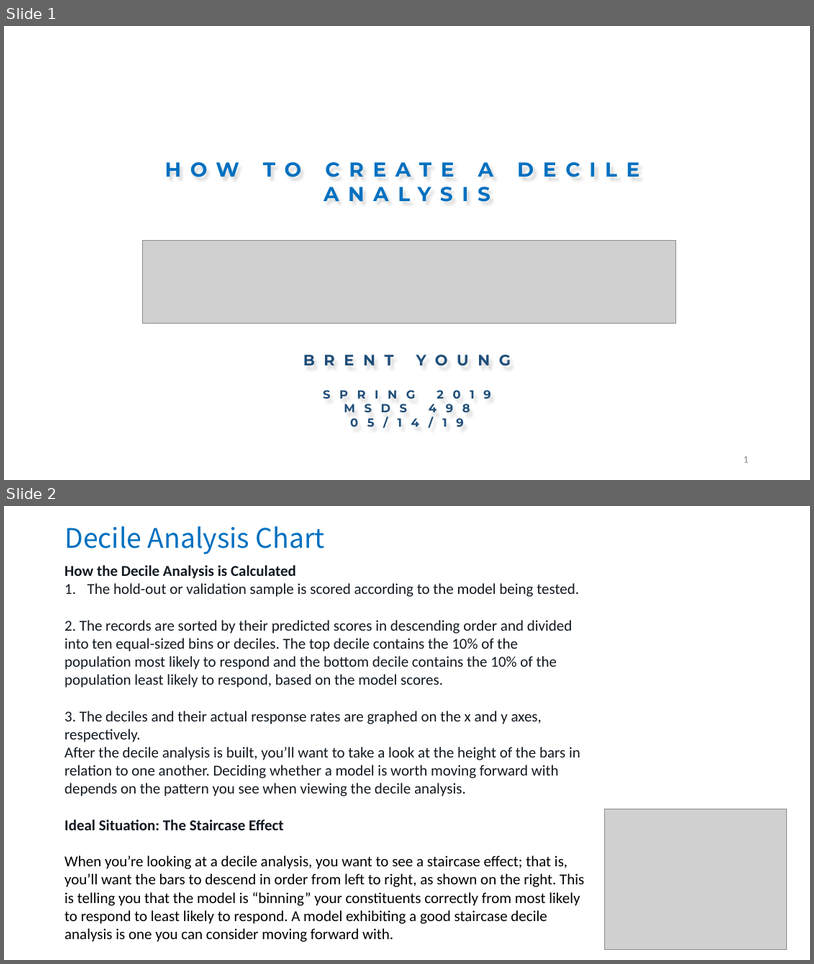
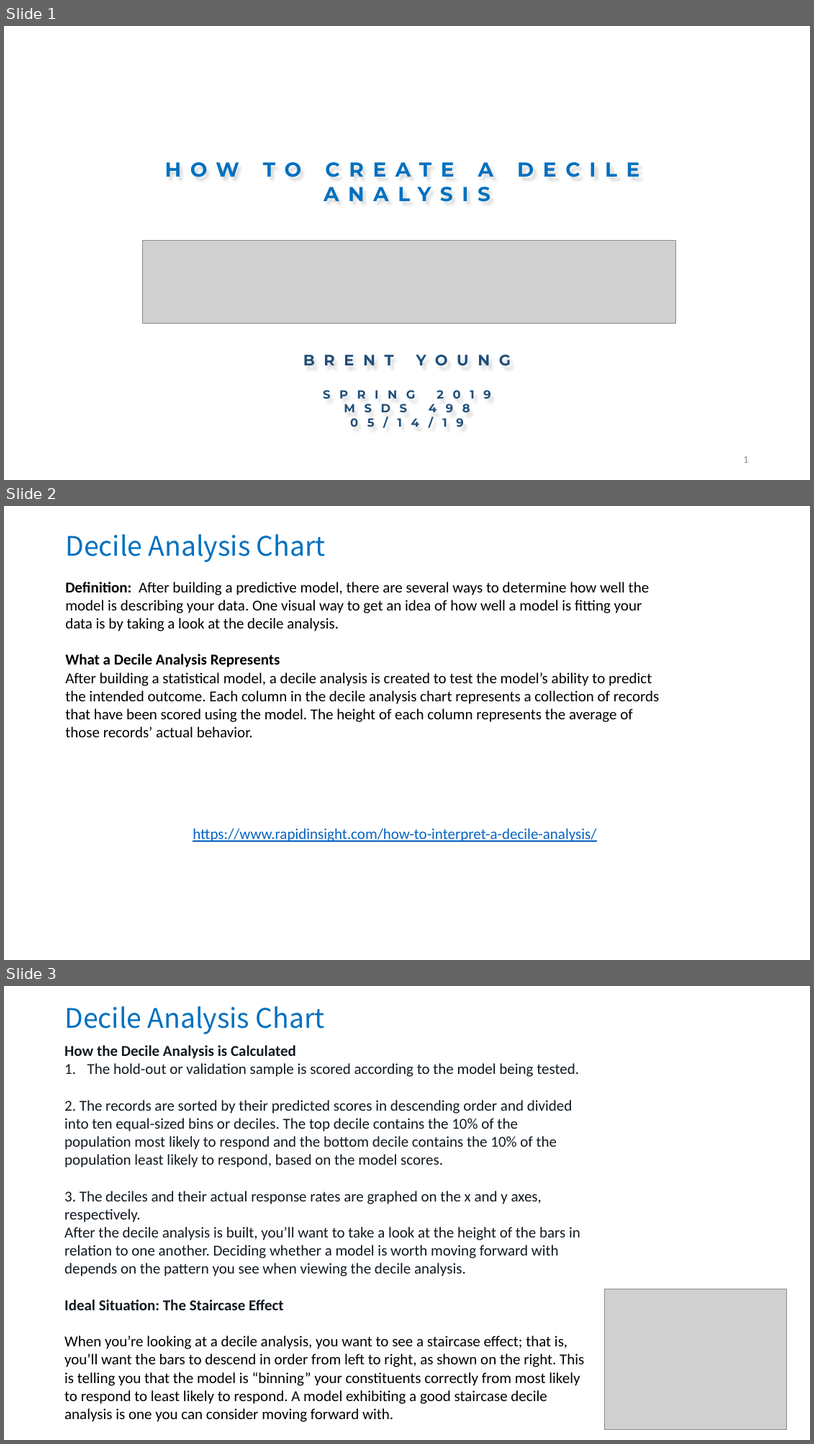
Before and after one commit to brentdyoung/Decile-Analysis, a slide deck: How to Create a Decile Analysis_Young_051419.pptx. Shown one above the other, each under a label of ours: slides 1 and 2 before the commit, slides 1, 2 and 3 after it. The pictures are 814x964 and 814x1444 pixels, drawn with LibreOffice and Linux fonts; fonts in the diff are those of the drawing; grey boxes stand for pictures; background and template pictures are left out. Boxes give left, top, right and bottom in pixels: in the first picture for what was removed or moved away, otherwise in the second. Text is boxed around its words. In the diff, an @@ line names an element or a change of style, - is before the commit and + after.

```diff
--- a/How to Create a Decile Analysis_Young_051419.pptx
+++ b/How to Create a Decile Analysis_Young_051419.pptx
@@ slide 2 added at box(4, 506, 810, 960), background #FFFFFF @@
@@ title added at box(65, 534, 326, 562), 32 pt, text #0070C0 @@
+Decile Analysis Chart
@@ text added at box(65, 582, 659, 737), 18 pt, text #000000 @@
+Definition: After building a predictive model, there are several ways to determine how well the model is describing your data. One visual way to get an idea of how well a model is fitting your data is by taking a look at the decile analysis.
+What a Decile Analysis Represents
+After building a statistical model, a decile analysis is created to test the model’s ability to predict the intended outcome. Each column in the decile analysis chart represents a collection of records that have been scored using the model. The height of each column represents the average of those records’ actual behavior.
@@ text added at box(193, 828, 597, 842), 18 pt, text #0563C1, underline @@
+https://www.rapidinsight.com/how-to-interpret-a-decile-analysis/
@@ what was slide 2 is now slide 3 @@
```
